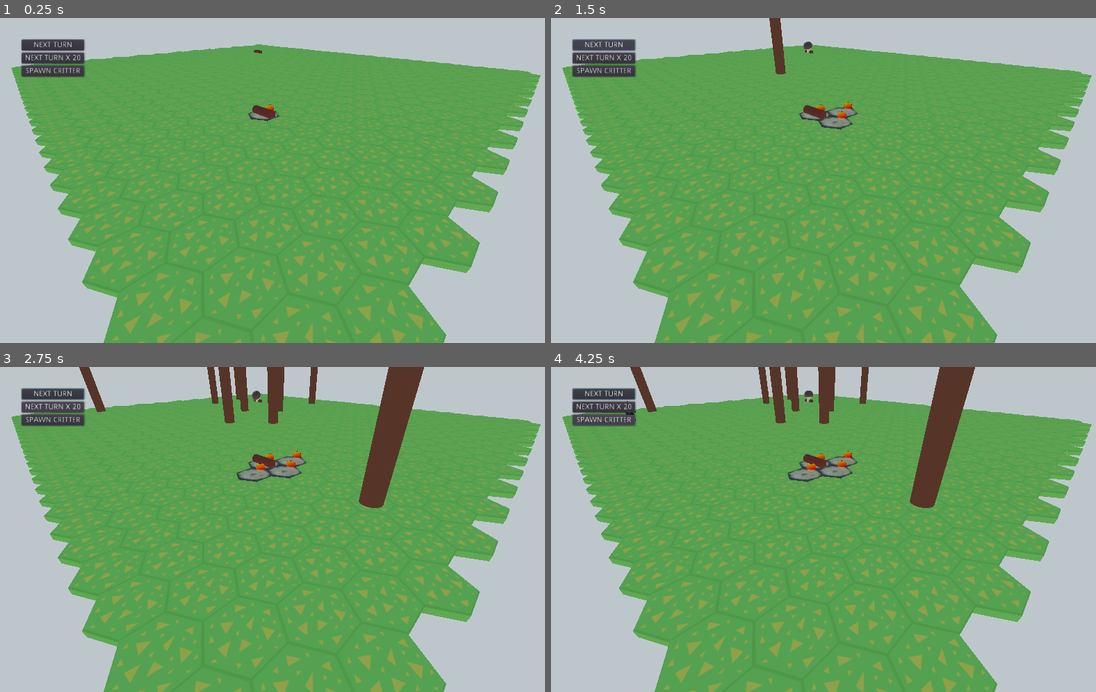
Above: before the commit, frames 1-4 (two rows, left to right).
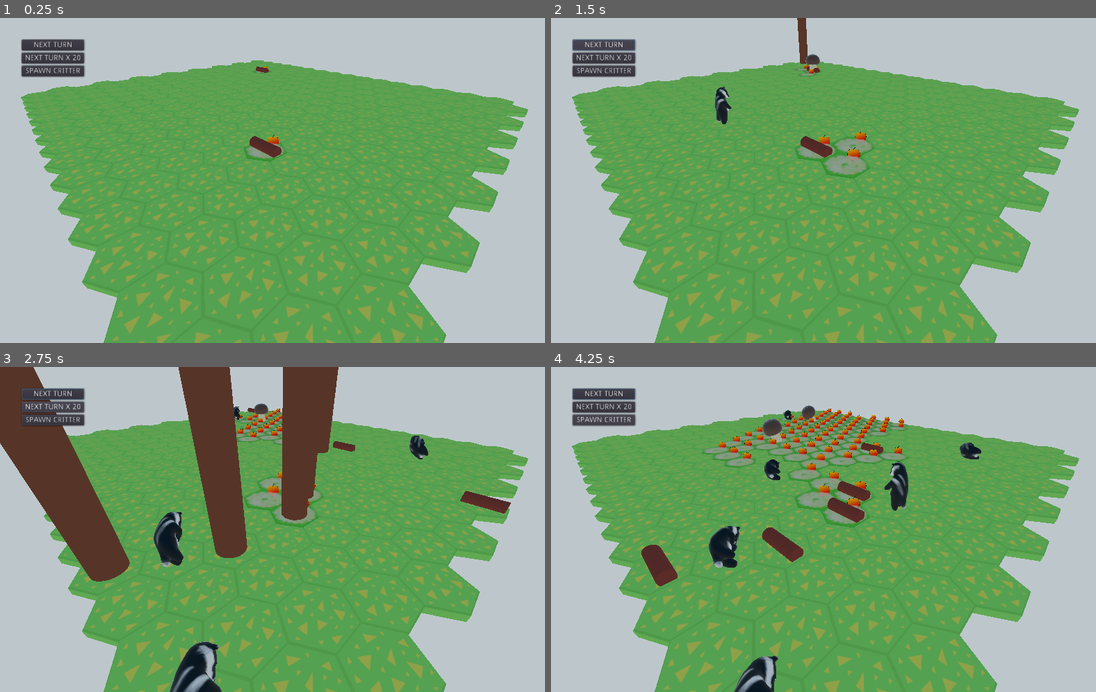
Above: after the commit, the same moments.

Repository: BVenturaDev/UMM
Game: Godot game, scene res://scenes/levels/main_level.tscn
Two runs of this game, one before a commit and one after it. Both use one fixed random seed, a clock stepped at 60 frames per second and the inputs below.
Inputs:
- Up to frame 1 (0.25 s): no input
- Up to frame 2 (1.5 s): click "NEXT TURN" at 0.5 s; click "NEXT TURN" at 1.25 s
- Up to frame 3 (2.75 s): click "NEXT TURN X 20" at 2 s
- Up to frame 4 (4.25 s): click "NEXT TURN X 20" at 2.75 s; click "SPAWN CRITTER" at 3.5 s

The runs differ from the first frame. In frame 1, 7.0% of the frame differs, in the area x 2-100%, y 8-45%; in frame 2, 8.7%; in frame 3, 25%, in the area x 0-100%, y 0-100%; in frame 4, 17%.

Commit message:
Added resource spawn and decay

Diff:
--- a/scenes/entities/fungus.tscn
+++ b/scenes/entities/fungus.tscn
@@ -2,5 +2,7 @@
 
 [ext_resource path="res://src/entities/fungus.gd" type="Script" id=1]
 
-[node name="fungus" type="Spatial"]
+[node name="fungus" type="Spatial" groups=[
+"nature",
+]]
 script = ExtResource( 1 )
--- a/scenes/entities/resource_critter.tscn
+++ b/scenes/entities/resource_critter.tscn
@@ -3,7 +3,9 @@
 [ext_resource path="res://scenes/entities/critter_model.tscn" type="PackedScene" id=1]
 [ext_resource path="res://src/entities/resource_critter.gd" type="Script" id=2]
 
-[node name="resource_critter" type="Spatial"]
+[node name="resource_critter" type="Spatial" groups=[
+"nature",
+]]
 script = ExtResource( 2 )
 
 [node name="critter_model" parent="." instance=ExtResource( 1 )]
--- a/scenes/entities/resource_log.tscn
+++ b/scenes/entities/resource_log.tscn
@@ -11,7 +11,9 @@
 bottom_radius = 0.25
 height = 1.5
 
-[node name="resource_log" type="Spatial"]
+[node name="resource_log" type="Spatial" groups=[
+"nature",
+]]
 script = ExtResource( 1 )
 
 [node name="MeshInstance" type="MeshInstance" parent="."]
--- a/scenes/entities/resource_tree.tscn
+++ b/scenes/entities/resource_tree.tscn
@@ -10,7 +10,9 @@
 [sub_resource type="SpatialMaterial" id=2]
 albedo_color = Color( 0.454902, 0.247059, 0.137255, 1 )
 
-[node name="resource_tree" type="Spatial"]
+[node name="resource_tree" type="Spatial" groups=[
+"nature",
+]]
 script = ExtResource( 1 )
 
 [node name="MeshInstance" type="MeshInstance" parent="."]
--- a/scenes/levels/main_level.tscn
+++ b/scenes/levels/main_level.tscn
@@ -80,8 +80,6 @@
 
 [node name="nature_turn" type="Node" parent="state_machine"]
 script = ExtResource( 8 )
-spawn_critter_turns = 1000
-max_critter_alive = 10
 
 [node name="grid" parent="." instance=ExtResource( 2 )]
 
@@ -152,7 +150,9 @@
 ]]
 script = ExtResource( 6 )
 
-[node name="fungus" parent="ai" instance=ExtResource( 3 )]
+[node name="fungus" parent="ai" groups=[
+"nature",
+] instance=ExtResource( 3 )]
 
 [connection signal="button_up" from="CanvasLayer/VBoxContainer/next_turn_buttom" to="CanvasLayer/VBoxContainer/next_turn_buttom" method="_on_pressed"]
 [connection signal="button_up" from="CanvasLayer/VBoxContainer/next_turn_20" to="CanvasLayer/VBoxContainer/next_turn_20" method="_on_next_turn_20_button_up"]
--- a/scenes/props/hex_tile.tscn
+++ b/scenes/props/hex_tile.tscn
@@ -31,8 +31,8 @@
 shader_param/uv2_scale = Vector3( 1, 1, 1 )
 shader_param/uv2_offset = Vector3( 0, 0, 0 )
 shader_param/highlight_color = Color( 0.568627, 0.721569, 0.933333, 1 )
-shader_param/turn_used_color = Color( 1, 0.0980392, 0.0980392, 1 )
-shader_param/undergrowth_color = Color( 0.654902, 0.345098, 0.827451, 1 )
+shader_param/turn_used_color = Color( 0.921569, 0.392157, 0.929412, 1 )
+shader_param/undergrowth_color = Color( 0.713726, 0.905882, 0.623529, 1 )
 shader_param/grayed_out_color = Color( 0.643137, 0.643137, 0.643137, 1 )
 shader_param/mix_amount = 0.75
 shader_param/is_highlighted = false
--- a/scenes/shaders/hex_tile.tres
+++ b/scenes/shaders/hex_tile.tres
@@ -16,8 +16,8 @@
 shader_param/uv2_scale = Vector3( 1, 1, 1 )
 shader_param/uv2_offset = Vector3( 0, 0, 0 )
 shader_param/highlight_color = Color( 0.568627, 0.721569, 0.933333, 1 )
-shader_param/turn_used_color = Color( 1, 0.0980392, 0.0980392, 1 )
-shader_param/undergrowth_color = Color( 0.654902, 0.345098, 0.827451, 1 )
+shader_param/turn_used_color = Color( 0.921569, 0.392157, 0.929412, 1 )
+shader_param/undergrowth_color = Color( 0.713726, 0.905882, 0.623529, 1 )
 shader_param/grayed_out_color = Color( 0.643137, 0.643137, 0.643137, 1 )
 shader_param/mix_amount = 0.75
 shader_param/is_highlighted = false
--- a/src/entities/fungus.gd
+++ b/src/entities/fungus.gd
@@ -20,7 +20,7 @@
 	if tile:
 		_claim_tile(tile)
 		tile.spawn_num_food(20)
-		tile.spawn_log()
+		tile.call_deferred("spawn_log")
 
 func _claim_tile(var tile: Object) -> void:
 	tile.owner_fungus = self
@@ -39,14 +39,13 @@
 		owned_tiles.remove(id)
 
 func do_turn() -> void:
-	print("Fungus Turn: " + str(my_owner.name))
 	# Expand the fungus
 	for tile in owned_tiles:
 		var neighbors = Globals.grid.find_neighbors(tile.x, tile.y)
 		# Equalize food to neighboring owned tiles
 		for neighbor in neighbors:
 			if neighbor.owner_fungus == self:
-				if neighbor.tile_food.size() < tile.tile_food.size():
+				if neighbor.tile_food.size() < tile.tile_food.size() and not tile.turn_used:
 					tile.remove_num_food(1)
 					neighbor.spawn_food()
 		# Try to expand
--- a/src/entities/resource_critter.gd
+++ b/src/entities/resource_critter.gd
@@ -1,8 +1,21 @@
 extends Spatial
 
 const FOOD_AMOUNT: int = 10
+const LIFETIME: int = 10
 
 onready var model = $critter_model
 
+var owner_tile = null
+var turns_left = LIFETIME
+
 func _ready() -> void:
 	model.start_dead()
+
+func do_turn() -> void:
+	if owner_tile:
+		turns_left -= 1
+		if turns_left < 1:
+			if owner_tile.cur_shroom:
+				owner_tile.cur_shroom.kill()
+			owner_tile.cur_resource = null
+			queue_free()
--- a/src/entities/resource_log.gd
+++ b/src/entities/resource_log.gd
@@ -1,3 +1,16 @@
 extends Spatial
 
 const FOOD_AMOUNT: int = 5
+const LIFETIME: int = 20
+
+var owner_tile = null
+var turns_left = LIFETIME
+
+func do_turn() -> void:
+	if owner_tile:
+		turns_left -= 1
+		if turns_left < 1:
+			if owner_tile.cur_shroom:
+				owner_tile.cur_shroom.kill()
+			owner_tile.cur_resource = null
+			queue_free()
--- a/src/entities/resource_tree.gd
+++ b/src/entities/resource_tree.gd
@@ -1,3 +1,22 @@
 extends Spatial
 
 const FOOD_AMOUNT: int = 1
+const LIFETIME: int = 30
+
+var resource_log = preload("res://scenes/entities/resource_log.tscn")
+
+var owner_tile = null
+var turns_left = LIFETIME
+
+func do_turn() -> void:
+	if owner_tile:
+		turns_left -= 1
+		if turns_left < 1:
+			if owner_tile.cur_shroom:
+				owner_tile.cur_shroom.kill()
+			var new_log: Object = resource_log.instance()
+			get_tree().current_scene.add_child(new_log)
+			new_log.global_transform.origin = owner_tile.resource_pos.global_transform.origin
+			owner_tile.cur_resource = new_log
+			new_log.owner_tile = owner_tile
+			queue_free()
--- a/src/props/tile.gd
+++ b/src/props/tile.gd
@@ -119,8 +119,9 @@
 func spawn_log() -> void:
 	if not cur_resource:
 		var new_log: Object = resource_log.instance()
-		add_child(new_log)
-		new_log.transform.origin = resource_pos.transform.origin
+		get_tree().current_scene.add_child(new_log)
+		new_log.owner_tile = self
+		new_log.global_transform.origin = resource_pos.global_transform.origin
 		self.cur_resource = new_log
 
 # Called when the tile was clicked
--- a/src/singletons/globals.gd
+++ b/src/singletons/globals.gd
@@ -1,12 +1,11 @@
 extends Node
 
 # Constants
-const DEBUG: bool = false
+const DEBUG: bool = true
 const DEBUG_SM: bool = false
 # Map size - *** MUST BE EVEN ***
 
-const MAP_SIZE: int = 26
-
+const MAP_SIZE: int = 16
 
 var grid: Object
 var build_ui: Object
--- a/src/states/critter/die.gd
+++ b/src/states/critter/die.gd
@@ -14,6 +14,7 @@
 
 	if not critter.current_tile.cur_resource:
 		critter.current_tile.cur_resource = resource_critter
+		resource_critter.owner_tile = critter.current_tile
 	critter.is_alive = false
 
 	critter.kill()
--- a/src/states/game/nature_turn.gd
+++ b/src/states/game/nature_turn.gd
@@ -5,7 +5,7 @@
 var tree_scene = preload("res://scenes/entities/resource_tree.tscn")
 export(int, 1, 100) var spawn_critter_turns := 3
 export(int, 1, 100) var spawn_tree_turns: int = 5
-export(int, 1, 100) var max_critter_alive := 3
+export(int, 1, 100) var max_critter_alive := 5
 export(int, 1, 100) var max_trees_alive: int = 10
 var critters_alive := 0
 var trees_alive: int = 0
@@ -79,6 +79,7 @@
 	get_tree().current_scene.add_child(tree)
 	tree.global_transform.origin = random_tile.resource_pos.global_transform.origin
 	random_tile.cur_resource = tree
+	tree.owner_tile = random_tile
 	turns_from_last_tree_spawn = 0
 	trees_alive += 1
 
--- a/src/ui/ui_build.gd
+++ b/src/ui/ui_build.gd
@@ -26,12 +26,12 @@
 	else:
 		kill_shroom.visible = false
 
-	if tile.cur_resource and cur_food > 5:
+	if tile.cur_resource and cur_food > 5 and not tile.cur_shroom:
 		gather_shroom.visible = true
 	else:
 		gather_shroom.visible = false
 
-	if cur_food > 5:
+	if cur_food > 5 and not tile.cur_shroom:
 		poison_shroom.visible = true
 		scout_shroom.visible = true
 	else:
@@ -49,8 +49,10 @@
 	cur_food_text.text = str(cur_food)
 	if cur_food < MAX_FOOD_MOVE:
 		food_slider.max_value = cur_food - 1
+		food_slider.value = cur_food - 1
 	else:
 		food_slider.max_value = MAX_FOOD_MOVE
+		food_slider.value = MAX_FOOD_MOVE
 	selected_tile = tile
 	window.popup()
 
